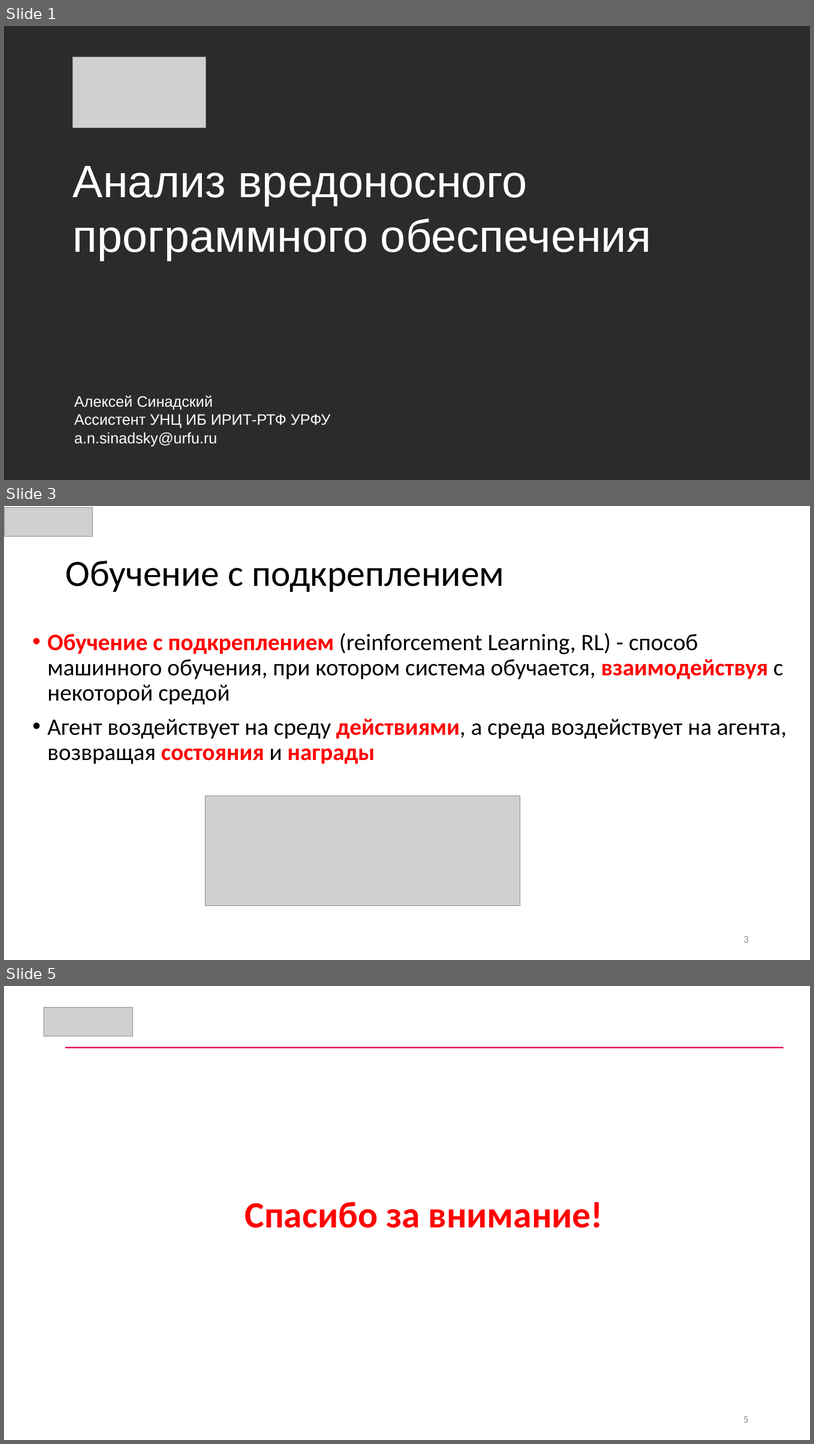
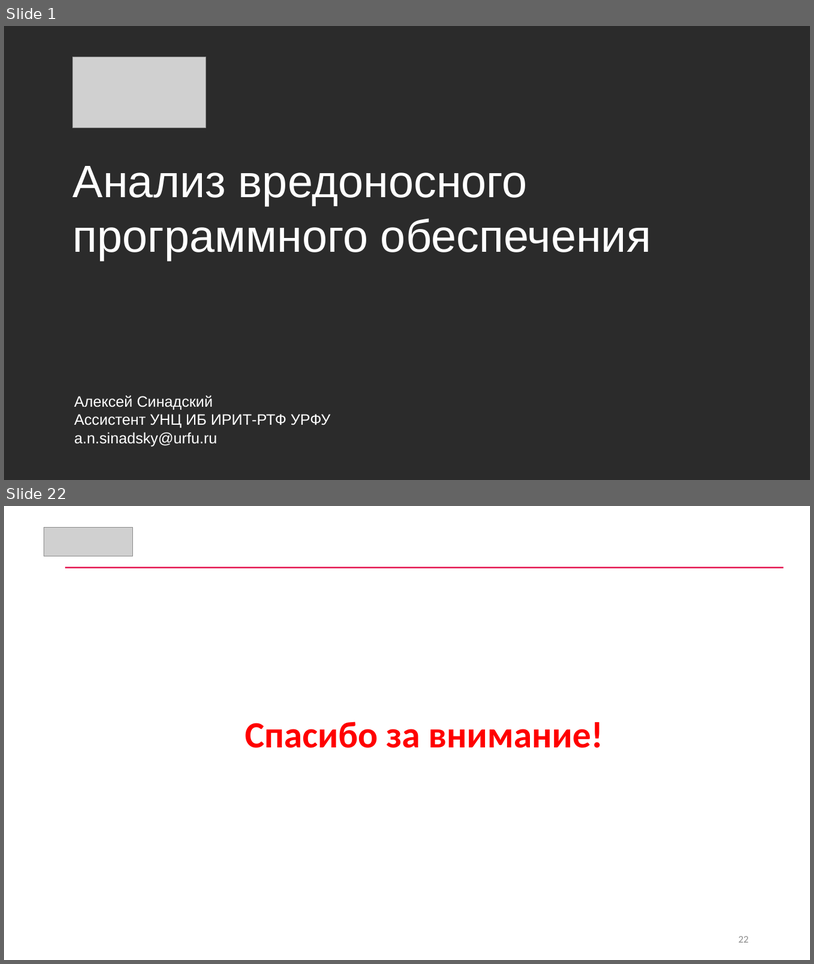
Before and after one commit to CyberLympha/AI-for-IS-Course, a slide deck: Лекции/Анализ вредоносного программного обеспечения.pptx. Shown one above the other, each under a label of ours: slides 1, 3 and 5 before the commit, slides 1 and 22 after it; the slides between them are not shown. The pictures are 814x1444 and 814x964 pixels, drawn with LibreOffice and Linux fonts; fonts in the diff are those of the drawing; grey boxes stand for pictures; background and template pictures are left out; a plain dark background stands for a picture behind light text. Boxes give left, top, right and bottom in pixels: in the first picture for what was removed or moved away, otherwise in the second. Text is boxed around its words. In the diff, an @@ line names an element or a change of style, - is before the commit and + after.

```diff
--- a/Лекции/Анализ вредоносного программного обеспечения.pptx
+++ b/Лекции/Анализ вредоносного программного обеспечения.pptx
@@ slide 3 removed at (4,506,810,960), background #FFFFFF @@
@@ picture removed at (4,508,93,536) @@
@@ title removed at (65,561,504,592) @@
-Обучение с подкреплением
@@ text removed at (47,633,787,764) @@
-• Обучение с подкреплением (reinforcement Learning, RL) - способ машинного обучения, при котором система обучается, взаимодействуя с некоторой средой
-• Агент воздействует на среду действиями, а среда воздействует на агента, возвращая состояния и награды
@@ picture removed at (206,795,521,905) @@
@@ page number removed at (744,936,749,942) @@
-3
@@ what was slide 5 is now slide 22 @@
@@ page number at (739,936,749,942): text changed @@
-5
+22
```
Also in this commit, not shown: 2 slides changed, 18 slides added, 1 other file.
